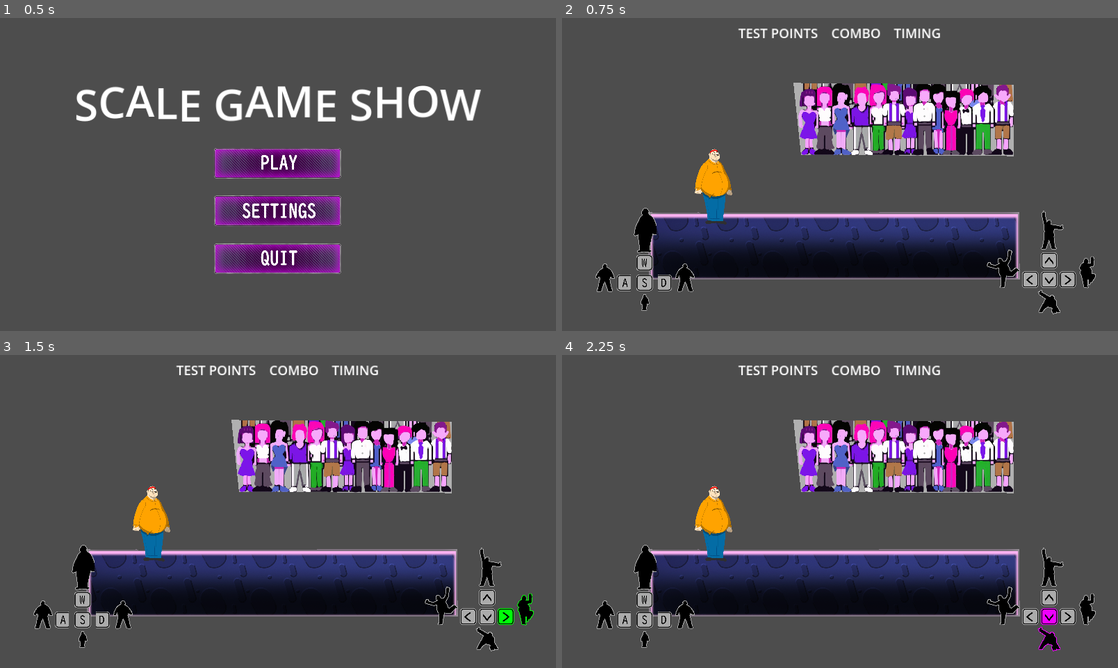
Above: before the commit, frames 1-4 (two rows, left to right).
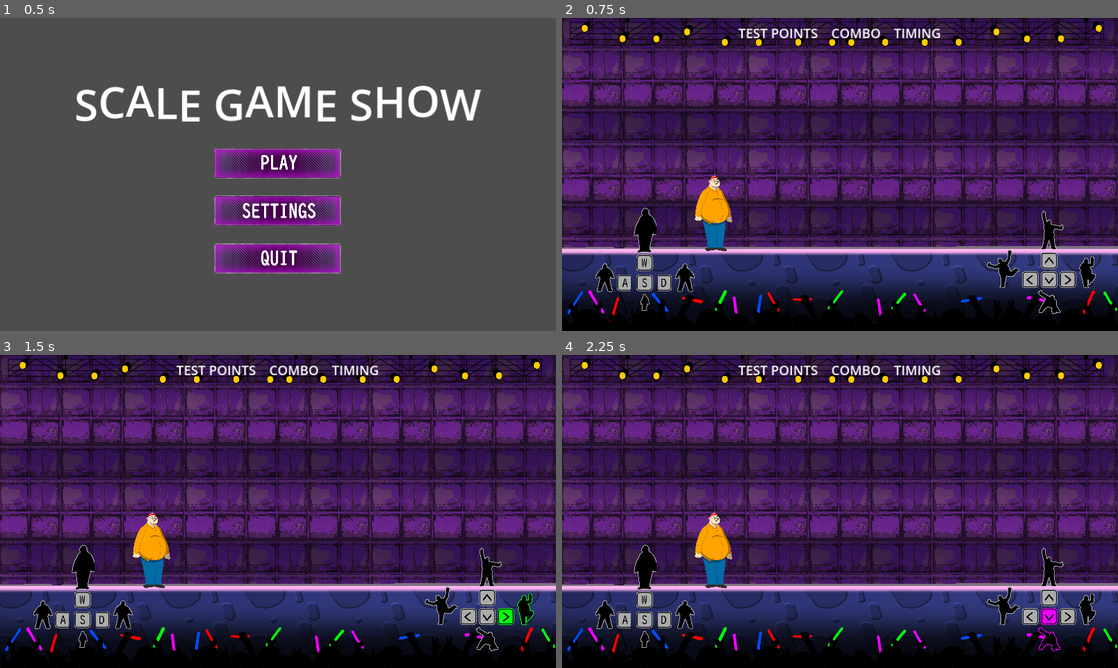
Above: after the commit, the same moments.

Repository: onegm/Scale-Game-Show
Game: Godot game, scene res://UI/main_menu/menu_screen.tscn
Same seed, same stepped clock (60 frames per second), same inputs: the game is played once before the commit and once after it.
Inputs (mouse positions are in pixels of both pictures, inside the frame that each line leads up to):
- Up to frame 1 (0.5 s): no input
- Up to frame 2 (0.75 s): click (840, 161) at 0.5 s
- Up to frame 3 (1.5 s): tap Enter at 1.25 s; hold Right (pose_right) from 1.28 s (still down); tap A (look_left) at 1.35 s
- Up to frame 4 (2.25 s): tap Space at 2 s; release Right (pose_right) at 2.03 s; hold Down (pose_down) from 2.03 s (still down); tap D (look_right) at 2.1 s

Frame 1 is identical in both runs. In frame 2, 96% of the frame differs, in the area x 0-100%, y 0-100%; in frame 3, 96%; in frame 4, 96%.

Commit message:
Temporary Environment Cleanup

Diff:
--- a/environment/LevelBackground.tscn
+++ b/environment/LevelBackground.tscn
@@ -5,17 +5,9 @@
 [node name="LevelBackground" type="Node2D"]
 
 [node name="Floor" type="Polygon2D" parent="."]
-position = Vector2(650, 516)
-scale = Vector2(0.3, 0.3)
+position = Vector2(680, 617)
+scale = Vector2(0.507064, 0.397717)
 offset = Vector2(-2250, -2900)
 texture = ExtResource("1_kdslq")
 polygon = PackedVector2Array(746.429, 2666.67, 807.143, 2675, 889.286, 2675, 992.857, 2675, 1133.33, 2670.24, 1152.38, 2679.76, 1208.33, 2677.38, 1311.9, 2673.81, 3591.67, 2667.86, 3596.43, 3184.52, 747.619, 3185.71)
 uv = PackedVector2Array(746.429, 2666.67, 807.143, 2675, 889.286, 2675, 992.857, 2675, 1133.33, 2670.24, 1152.38, 2679.76, 1208.33, 2677.38, 1311.9, 2673.81, 3591.67, 2667.86, 3596.43, 3184.52, 747.619, 3185.71)
-
-[node name="Crowd1" type="Polygon2D" parent="."]
-position = Vector2(784, 229)
-scale = Vector2(0.5, 0.5)
-offset = Vector2(-1100, -1200)
-texture = ExtResource("1_kdslq")
-polygon = PackedVector2Array(632.498, 1371.07, 1613.45, 1377.42, 1611.86, 1048.85, 597.578, 1040.92)
-uv = PackedVector2Array(632.498, 1371.07, 1613.45, 1377.42, 1611.86, 1048.85, 597.578, 1040.92)
--- a/levels/Level1.tscn
+++ b/levels/Level1.tscn
@@ -1,10 +1,14 @@
-[gd_scene load_steps=6 format=3 uid="uid://c6y1dqx8ki7a7"]
+[gd_scene load_steps=10 format=3 uid="uid://c6y1dqx8ki7a7"]
 
 [ext_resource type="Script" path="res://levels/level.gd" id="1_bx0cw"]
 [ext_resource type="PackedScene" uid="uid://c150wmemgs4sn" path="res://player/player.tscn" id="1_c3ycx"]
 [ext_resource type="PackedScene" uid="uid://c5bg2p28cloq2" path="res://environment/LevelBackground.tscn" id="2_qthyg"]
 [ext_resource type="PackedScene" uid="uid://bmrollmi4tdrv" path="res://UI/GUI/gui.tscn" id="5_rg4bk"]
 [ext_resource type="Script" path="res://levels/camera.gd" id="5_vgxum"]
+[ext_resource type="Texture2D" uid="uid://b6givmv5a5qsn" path="res://UI/Elements/GMTK Stage Foreground - Lights.png" id="6_vf1aw"]
+[ext_resource type="Texture2D" uid="uid://djw8wxkl8gjuj" path="res://UI/Elements/GMTK Stage Foreground - People Close.png" id="7_0m83s"]
+[ext_resource type="Texture2D" uid="uid://cpn1nyhhg4qhp" path="res://UI/Elements/GMTK Stage Foreground - Hands.png" id="8_n13x7"]
+[ext_resource type="Texture2D" uid="uid://6sx0l57d2umo" path="res://environment/bg_assets/color/wall_texture_bg.png" id="9_nmsj5"]
 
 [node name="Level1" type="Node2D"]
 y_sort_enabled = true
@@ -15,16 +19,131 @@
 [node name="LevelBackground" parent="." instance=ExtResource("2_qthyg")]
 
 [node name="WallSpawnPoint" type="Marker2D" parent="."]
-position = Vector2(1500, 475)
+position = Vector2(1500, 537)
 
 [node name="Player" parent="." instance=ExtResource("1_c3ycx")]
-position = Vector2(355, 475)
+position = Vector2(355, 537)
 
 [node name="UI" type="CanvasLayer" parent="."]
 
 [node name="GUI" parent="UI" instance=ExtResource("5_rg4bk")]
+metadata/_edit_lock_ = true
 
 [node name="Camera" type="Camera2D" parent="."]
 position = Vector2(640, 360)
 position_smoothing_enabled = true
 script = ExtResource("5_vgxum")
+
+[node name="GmtkStageForeground-Lights" type="Sprite2D" parent="."]
+z_index = 1
+position = Vector2(634, 350)
+scale = Vector2(0.650926, 0.650926)
+texture = ExtResource("6_vf1aw")
+
+[node name="GmtkStageForeground-PeopleClose" type="Sprite2D" parent="."]
+z_index = 3
+position = Vector2(643, 373)
+scale = Vector2(0.668518, 0.668518)
+texture = ExtResource("7_0m83s")
+
+[node name="GmtkStageForeground-Hands" type="Sprite2D" parent="."]
+z_index = 2
+position = Vector2(649, 370)
+scale = Vector2(0.668287, 0.6625)
+texture = ExtResource("8_n13x7")
+
+[node name="WallTextureBg" type="Sprite2D" parent="."]
+z_index = -1
+texture_repeat = 2
+position = Vector2(210.006, 101.25)
+scale = Vector2(0.561697, 0.561697)
+texture = ExtResource("9_nmsj5")
+metadata/_edit_lock_ = true
+
+[node name="WallTextureBg2" type="Sprite2D" parent="."]
+z_index = -1
+texture_repeat = 2
+position = Vector2(210.006, 319.25)
+scale = Vector2(0.561697, 0.561697)
+texture = ExtResource("9_nmsj5")
+metadata/_edit_lock_ = true
+
+[node name="WallTextureBg3" type="Sprite2D" parent="."]
+z_index = -1
+texture_repeat = 2
+position = Vector2(638.013, 101.5)
+scale = Vector2(0.561697, 0.561697)
+texture = ExtResource("9_nmsj5")
+metadata/_edit_lock_ = true
+
+[node name="WallTextureBg4" type="Sprite2D" parent="."]
+z_index = -1
+texture_repeat = 2
+position = Vector2(638.013, 319.5)
+scale = Vector2(0.561697, 0.561697)
+texture = ExtResource("9_nmsj5")
+metadata/_edit_lock_ = true
+
+[node name="WallTextureBg5" type="Sprite2D" parent="."]
+z_index = -1
+texture_repeat = 2
+position = Vector2(1066.01, 101.5)
+scale = Vector2(0.561697, 0.561697)
+texture = ExtResource("9_nmsj5")
+metadata/_edit_lock_ = true
+
+[node name="WallTextureBg6" type="Sprite2D" parent="."]
+z_index = -1
+texture_repeat = 2
+position = Vector2(1066.01, 319.5)
+scale = Vector2(0.561697, 0.561697)
+texture = ExtResource("9_nmsj5")
+metadata/_edit_lock_ = true
+
+[node name="WallTextureBg7" type="Sprite2D" parent="."]
+z_index = -1
+texture_repeat = 2
+position = Vector2(210.006, 537.25)
+scale = Vector2(0.561697, 0.561697)
+texture = ExtResource("9_nmsj5")
+metadata/_edit_lock_ = true
+
+[node name="WallTextureBg8" type="Sprite2D" parent="."]
+z_index = -1
+texture_repeat = 2
+position = Vector2(210.006, 755.25)
+scale = Vector2(0.561697, 0.561697)
+texture = ExtResource("9_nmsj5")
+metadata/_edit_lock_ = true
+
+[node name="WallTextureBg9" type="Sprite2D" parent="."]
+z_index = -1
+texture_repeat = 2
+position = Vector2(638.013, 537.5)
+scale = Vector2(0.561697, 0.561697)
+texture = ExtResource("9_nmsj5")
+metadata/_edit_lock_ = true
+
+[node name="WallTextureBg10" type="Sprite2D" parent="."]
+z_index = -1
+texture_repeat = 2
+position = Vector2(638.013, 755.5)
+scale = Vector2(0.561697, 0.561697)
+texture = ExtResource("9_nmsj5")
+metadata/_edit_lock_ = true
+
+[node name="WallTextureBg11" type="Sprite2D" parent="."]
+z_index = -1
+texture_repeat = 2
+position = Vector2(1066.01, 537.5)
+scale = Vector2(0.561697, 0.561697)
+texture = ExtResource("9_nmsj5")
+metadata/_edit_lock_ = true
+
+[node name="WallTextureBg12" type="Sprite2D" parent="."]
+z_index = -1
+texture_repeat = 2
+position = Vector2(1066.01, 755.5)
+scale = Vector2(0.561697, 0.561697)
+texture = ExtResource("9_nmsj5")
+metadata/_edit_lock_ = true
